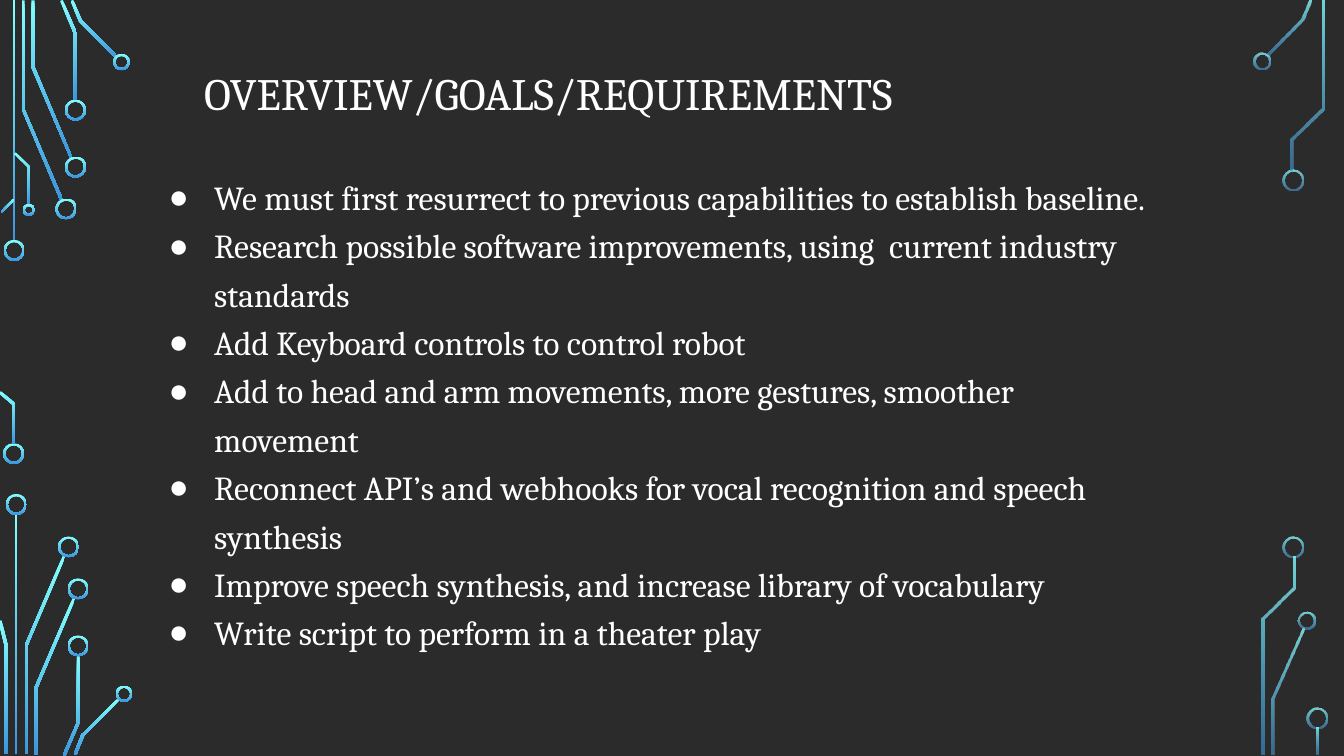
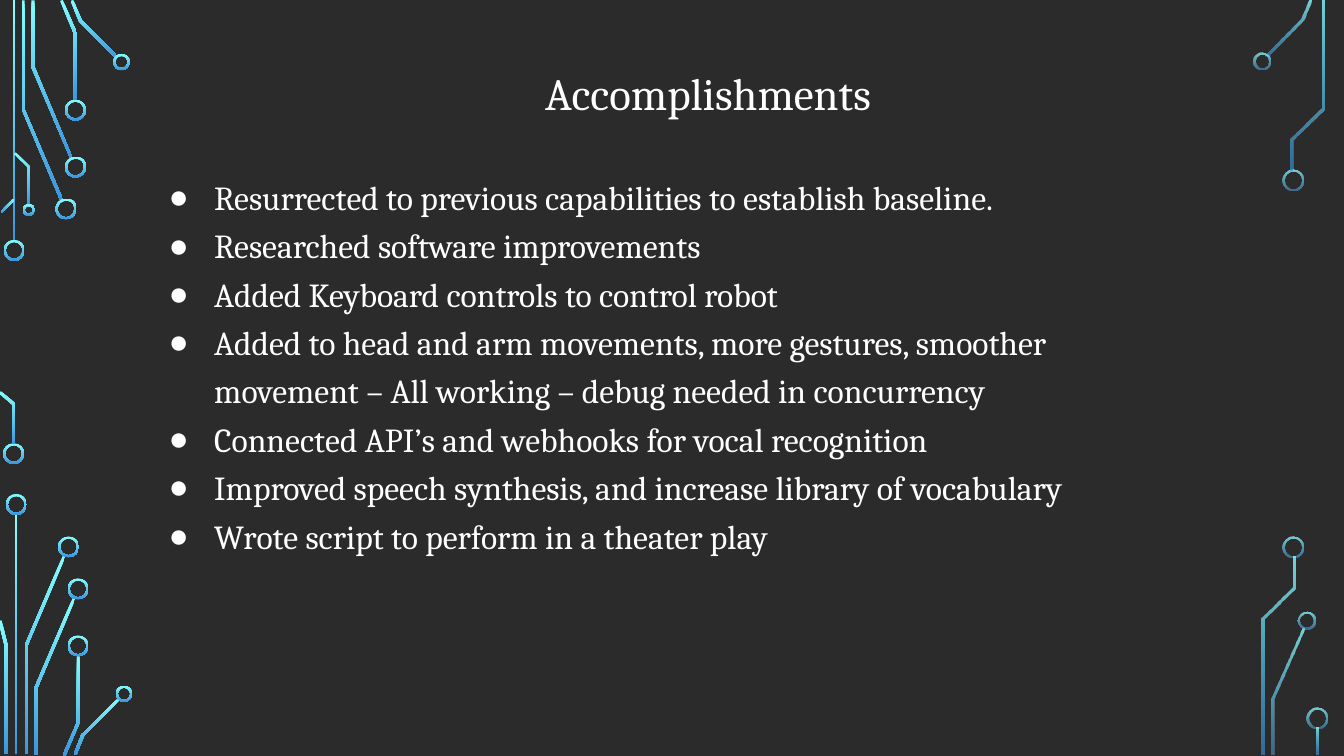
Before and after one commit to DrFoz/ECE478, a slide deck: slide 2 of ECE478_Einstein_Turtlebot_Team6_Project_1/Einstein_Turtlebot_Presentaion.pptx. Drawn at 1344x756 pixels with LibreOffice and Linux fonts; fonts in the diff are those of the drawing; background and template pictures are left out; a plain dark background stands for a picture behind light text. Boxes give left, top, right and bottom in pixels: in the first picture for what was removed or moved away, otherwise in the second. Text is boxed around its words. In the diff, an @@ line names an element or a change of style, - is before the commit and + after.

```diff
--- a/ECE478_Einstein_Turtlebot_Team6_Project_1/Einstein_Turtlebot_Presentaion.pptx
+++ b/ECE478_Einstein_Turtlebot_Team6_Project_1/Einstein_Turtlebot_Presentaion.pptx
@@ title at [545,79,871,120]: text changed @@
-OVERVIEW/GOALS/REQUIREMENTS
+Accomplishments
@@ text at [214,186,1062,557]: text changed @@
-● We must first resurrect to previous capabilities to establish baseline.
-● Research possible software improvements, using current industry standards
-● Add Keyboard controls to control robot
-● Add to head and arm movements, more gestures, smoother movement
-● Reconnect API’s and webhooks for vocal recognition and speech synthesis
-● Improve speech synthesis, and increase library of vocabulary
-● Write script to perform in a theater play
+● Resurrected to previous capabilities to establish baseline.
+● Researched software improvements
+● Added Keyboard controls to control robot
+● Added to head and arm movements, more gestures, smoother movement – All working – debug needed in concurrency
+● Connected API’s and webhooks for vocal recognition
+● Improved speech synthesis, and increase library of vocabulary
+● Wrote script to perform in a theater play
```
Also in this commit, not shown: 4 other slides changed, 1 other file.
